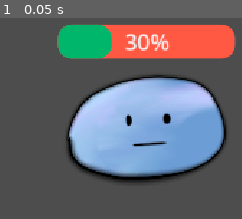
Above: before the commit, frame 1.
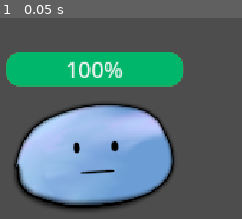
Above: after the commit, the same moment.

Repository: fleureque/card-rpg
Game: Godot game, scene res://slime.tscn
Same seed, same stepped clock (60 frames per second), same inputs: the game is played once before the commit and once after it. The project has no main scene, so this scene is started directly.
Inputs:
- Up to frame 1 (0.05 s): no input

The runs differ from the first frame. In frame 1, 55% of the frame differs, in the area x 2-98%, y 3-96%.

Commit message:
Created new scenes for hud and card, still need to flesh out their children

Diff:
--- /dev/null
+++ b/card.tscn
@@ -0,0 +1,12 @@
+[gd_scene format=3 uid="uid://d25deefcthbx8"]
+
+[node name="card" type="Control" unique_id=1559835497]
+layout_mode = 3
+anchors_preset = 0
+offset_right = 40.0
+offset_bottom = 40.0
+
+[node name="VBoxContainer" type="VBoxContainer" parent="." unique_id=943433243]
+layout_mode = 0
+offset_right = 40.0
+offset_bottom = 40.0
--- /dev/null
+++ b/hud.tscn
@@ -0,0 +1,3 @@
+[gd_scene format=3 uid="uid://cg0bd0k2b36js"]
+
+[node name="HUD" type="CanvasLayer" unique_id=942430125]
--- a/main.tscn
+++ b/main.tscn
@@ -1,3 +1,3 @@
 [gd_scene format=3 uid="uid://nue6njtfyuft"]
 
-[node name="Main" type="Node" unique_id=1610241719]
+[node name="main" type="Node" unique_id=1053005175]
--- a/slime.tscn
+++ b/slime.tscn
@@ -1,6 +1,18 @@
 [gd_scene format=3 uid="uid://bdodnm5jcrwbi"]
 
 [ext_resource type="Texture2D" uid="uid://b1bfkd5e48hp4" path="res://images/slime.png" id="1_2d52u"]
+
+[sub_resource type="GDScript" id="GDScript_4aiew"]
+script/source = "extends CharacterBody2D
+
+var max_health = 100
+var current_health = 100
+
+func _ready():
+	var health_bar = $HealthBar
+	health_bar.max_value = max_health
+	health_bar.value = current_health
+"
 
 [sub_resource type="CapsuleShape2D" id="CapsuleShape2D_1crhd"]
 radius = 66.45502
@@ -21,7 +33,9 @@
 corner_radius_bottom_left = 20
 
 [node name="slime" type="CharacterBody2D" unique_id=962180313]
-position = Vector2(352, 345)
+position = Vector2(277, 385)
+script = SubResource("GDScript_4aiew")
+metadata/_edit_group_ = true
 
 [node name="Sprite2D" type="Sprite2D" parent="." unique_id=1833957317]
 position = Vector2(-21.00001, 54)
@@ -41,4 +55,4 @@
 theme_override_font_sizes/font_size = 32
 theme_override_styles/background = SubResource("StyleBoxFlat_4l1t8")
 theme_override_styles/fill = SubResource("StyleBoxFlat_ppcr1")
-value = 30.0
+value = 50.0
